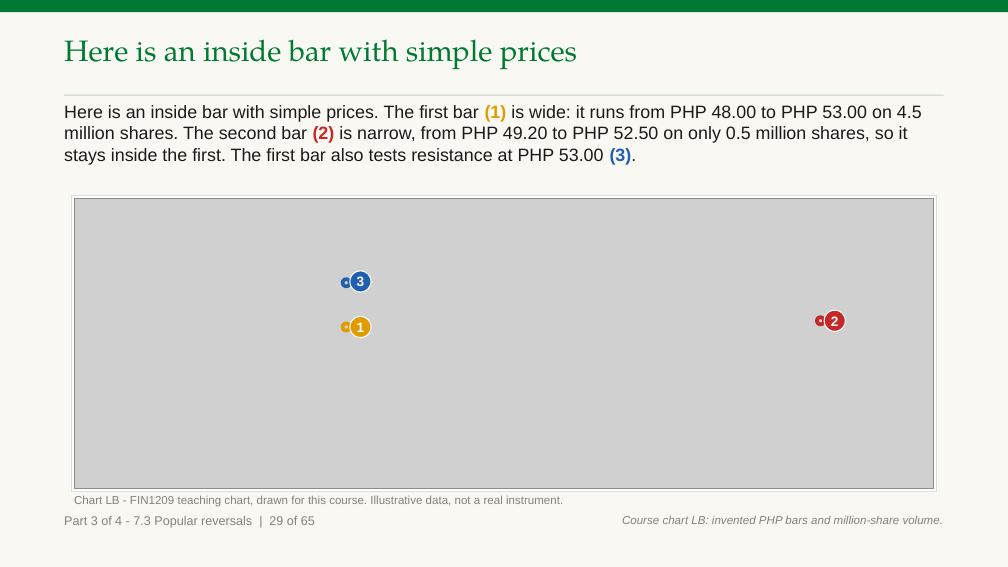
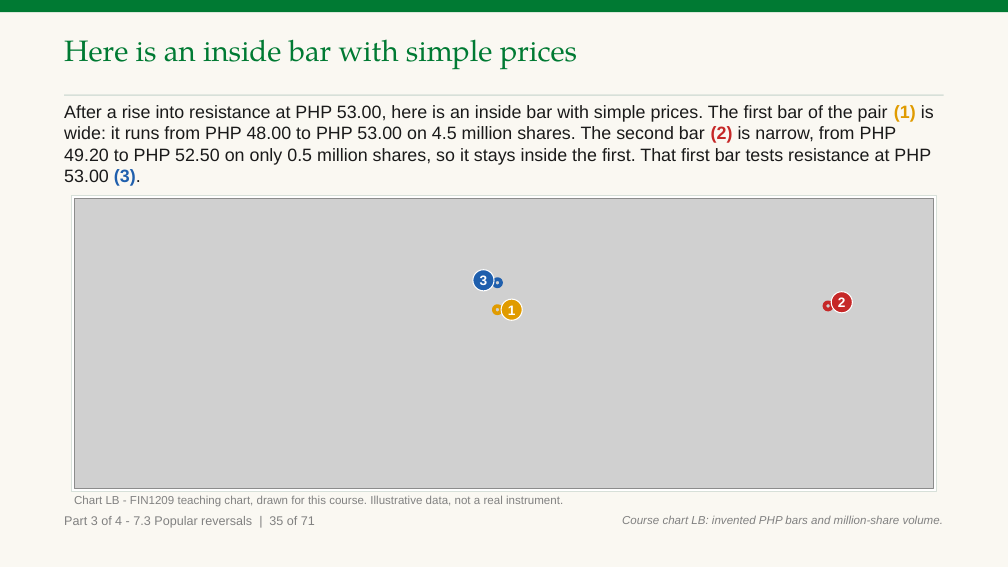
Before and after one commit to benjiesotelo-sudo/Telos_FIN1209, a slide deck: slide 196 of chapter-07/FIN1209-Chapter-07.pptx (slide 183 before the commit). Drawn at 1008x567 pixels with LibreOffice and Linux fonts; fonts in the diff are those of the drawing; grey boxes stand for pictures. Boxes give left, top, right and bottom in pixels: in the first picture for what was removed or moved away, otherwise in the second. Text is boxed around its words. In the diff, an @@ line names an element or a change of style, - is before the commit and + after.

Commit message:
Chapter 7: apply the Parts 3 and 4 student-read findings, the held readings and the Parts 1 and 2 findings
Trend drawn before each reversal chart, Part 3 opener, one gap meaning (window or opening gap), key reversal and inside bar readings, form numbering, Check 27 and 29 rewritten, owner chart fingerprints regenerated (the p2 ones were already stale on main).

```diff
--- a/chapter-07/FIN1209-Chapter-07.pptx
+++ b/chapter-07/FIN1209-Chapter-07.pptx
@@ text at [64, 105, 934, 186]: text changed @@
-Here is an inside bar with simple prices. The first bar (1) is wide: it runs from PHP 48.00 to PHP 53.00 on 4.5 million shares. The second bar (2) is narrow, from PHP 49.20 to PHP 52.50 on only 0.5 million shares, so it stays inside the first. The first bar also tests resistance at PHP 53.00 (3).
+After a rise into resistance at PHP 53.00, here is an inside bar with simple prices. The first bar of the pair (1) is wide: it runs from PHP 48.00 to PHP 53.00 on 4.5 million shares. The second bar (2) is narrow, from PHP 49.20 to PHP 52.50 on only 0.5 million shares, so it stays inside the first. That first bar tests resistance at PHP 53.00 (3).
@@ ellipse "3": place and size @@
-ellipse "3" at [350, 271, 371, 292]
+ellipse "3" at [473, 270, 494, 291]
@@ ellipse: place and size @@
-ellipse at [343, 279, 350, 287]
+ellipse at [494, 279, 501, 287]
@@ ellipse "1": place and size @@
-ellipse "1" at [350, 316, 371, 337]
+ellipse "1" at [501, 299, 523, 321]
@@ ellipse "2": place and size @@
-ellipse "2" at [824, 310, 845, 331]
+ellipse "2" at [831, 292, 852, 313]
@@ ellipse: place and size @@
-ellipse at [343, 324, 350, 331]
+ellipse at [494, 306, 501, 314]
@@ ellipse: place and size @@
-ellipse at [817, 318, 824, 325]
+ellipse at [824, 302, 832, 310]
@@ text at [64, 516, 315, 528]: text changed @@
-Part 3 of 4 - 7.3 Popular reversals | 29 of 65
+Part 3 of 4 - 7.3 Popular reversals | 35 of 71
```
Also in this commit, not shown: 193 other slides changed, 15 slides added, 4 other files.
